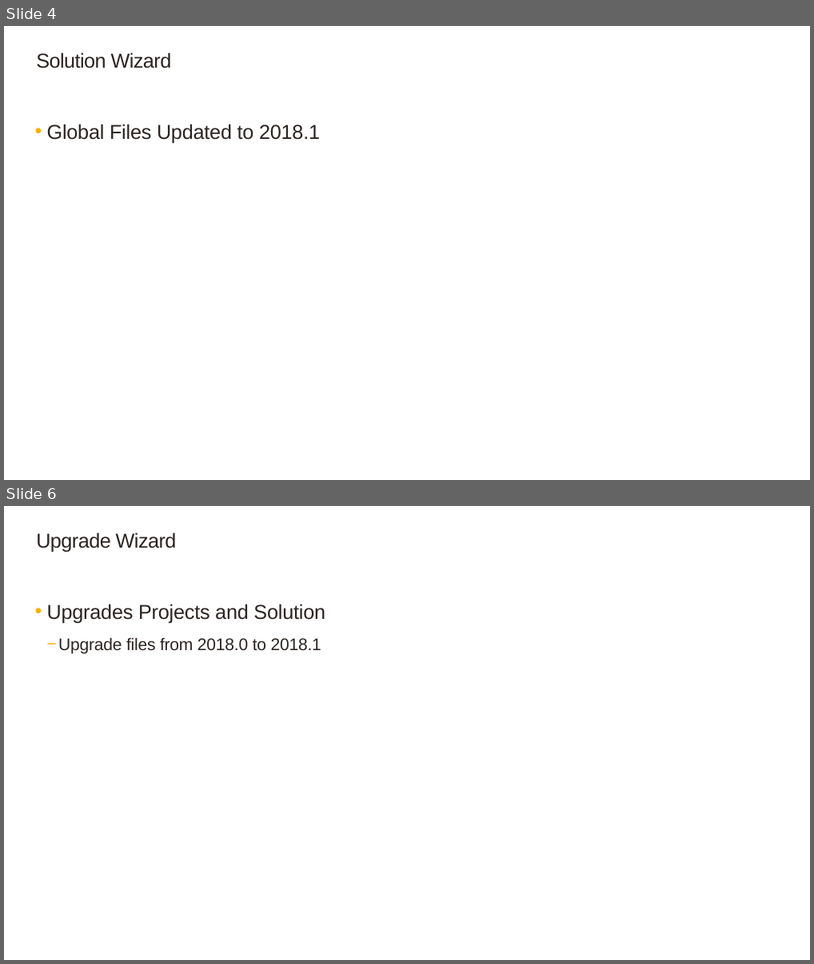
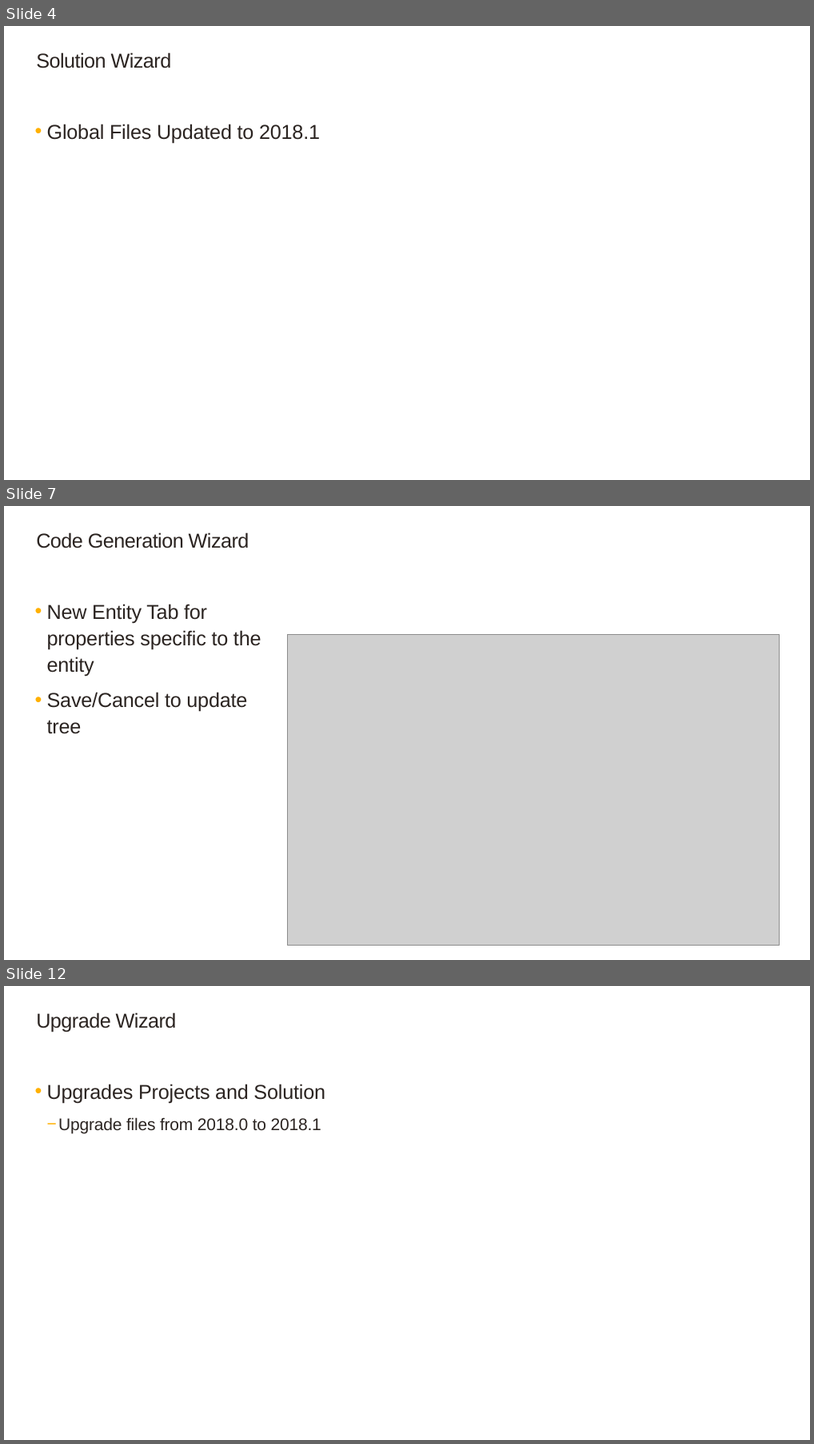
Before and after one commit to SageNADev/Sage300-SDK, a slide deck: docs/presentations/Sage300SDK_2018.1WebSDKOverview.pptx. Shown one above the other, each under a label of ours: slides 4 and 6 before the commit, slides 4, 7 and 12 after it; the slides between them are not shown. The pictures are 814x964 and 814x1444 pixels, drawn with LibreOffice and Linux fonts; fonts in the diff are those of the drawing; grey boxes stand for pictures; background and template pictures are left out. Boxes give left, top, right and bottom in pixels: in the first picture for what was removed or moved away, otherwise in the second. Text is boxed around its words. In the diff, an @@ line names an element or a change of style, - is before the commit and + after.

```diff
--- a/docs/presentations/Sage300SDK_2018.1WebSDKOverview.pptx
+++ b/docs/presentations/Sage300SDK_2018.1WebSDKOverview.pptx
@@ slide 7 added at <box>4,506,810,960</box>, background #FFFFFF @@
@@ title added at <box>36,532,250,548</box>, 24 pt, text #2B2421 @@
+Code Generation Wizard
@@ text added at <box>47,604,262,734</box>, 24 pt, text #2B2421 @@
+  • New Entity Tab for properties specific to the entity
+  • Save/Cancel to update tree
@@ picture added at <box>288,634,780,944</box> @@
@@ what was slide 6 is now slide 12 @@
```
Also in this commit, not shown: 4 slides changed, 7 other slides added, 1 other file.
